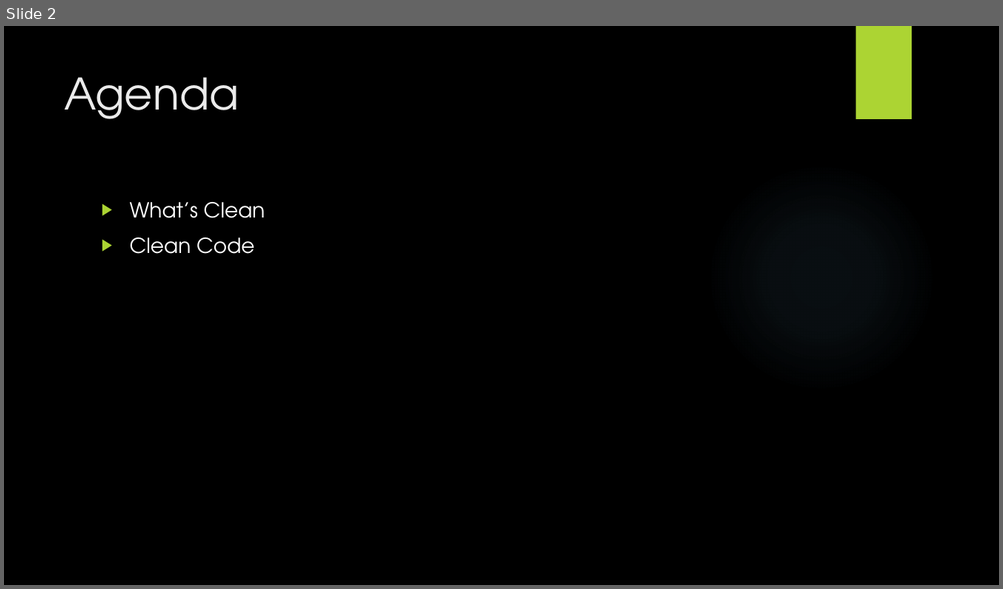
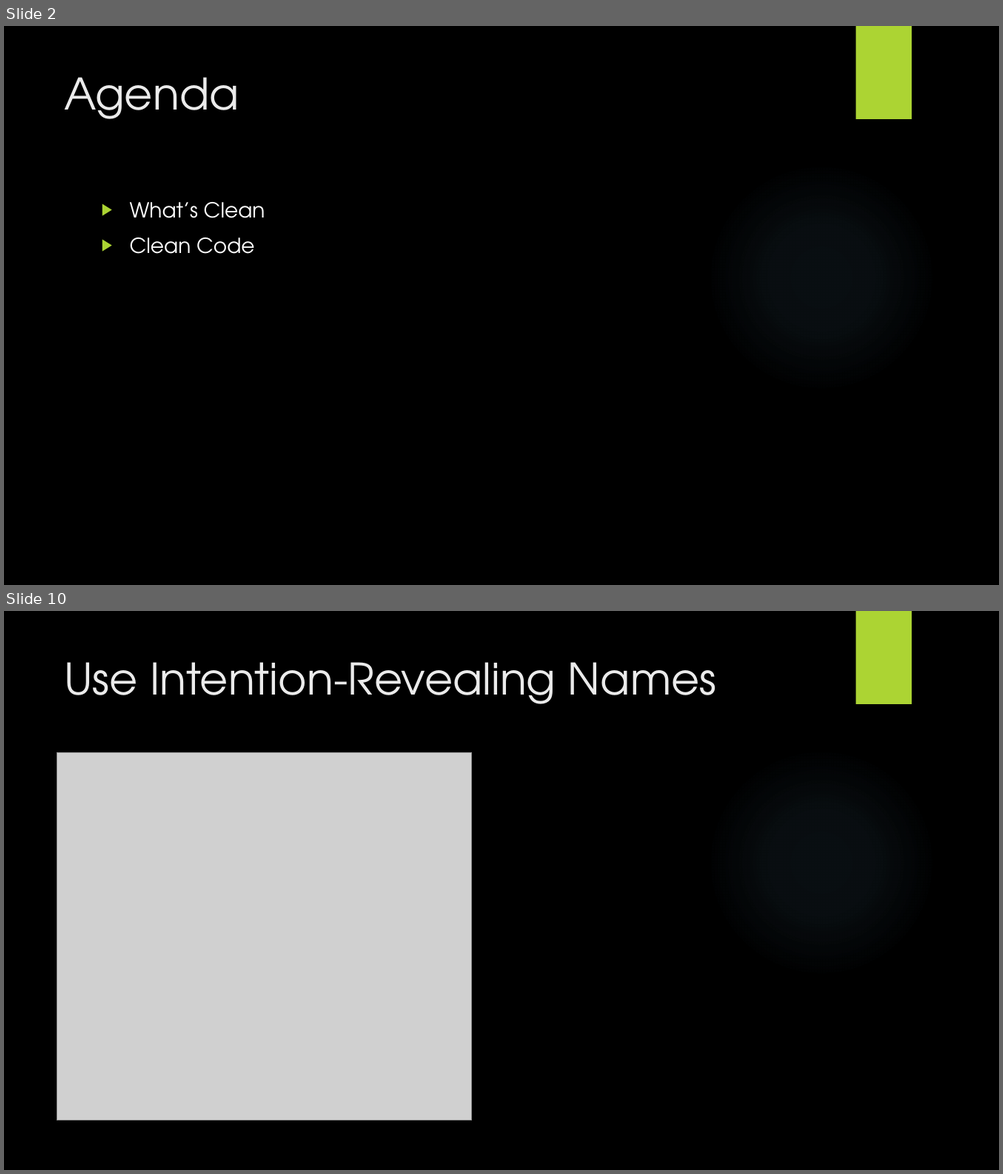
Before and after one commit to wanglifeng/PPT, a slide deck: Clean Code.pptx. Shown one above the other, each under a label of ours: slide 2 before the commit, slides 2 and 10 after it; the slides between them are not shown. The pictures are 1003x589 and 1003x1174 pixels, drawn with LibreOffice and Linux fonts; fonts in the diff are those of the drawing; grey boxes stand for pictures; background and template pictures are left out. Boxes give left, top, right and bottom in pixels: in the first picture for what was removed or moved away, otherwise in the second. Text is boxed around its words. In the diff, an @@ line names an element or a change of style, - is before the commit and + after.

```diff
--- a/Clean Code.pptx
+++ b/Clean Code.pptx
@@ slide 10 added at [4,611,999,1170], background picture (left out); not listed: 2 template elements that a slide beside it also shows @@
@@ title added at [64,662,716,704], 42 pt, text #EBEBEB @@
+Use Intention-Revealing Names
@@ picture added at [57,753,472,1122] @@
```
Also in this commit, not shown: 1 slide changed, 11 other slides added, 1 slide removed.
